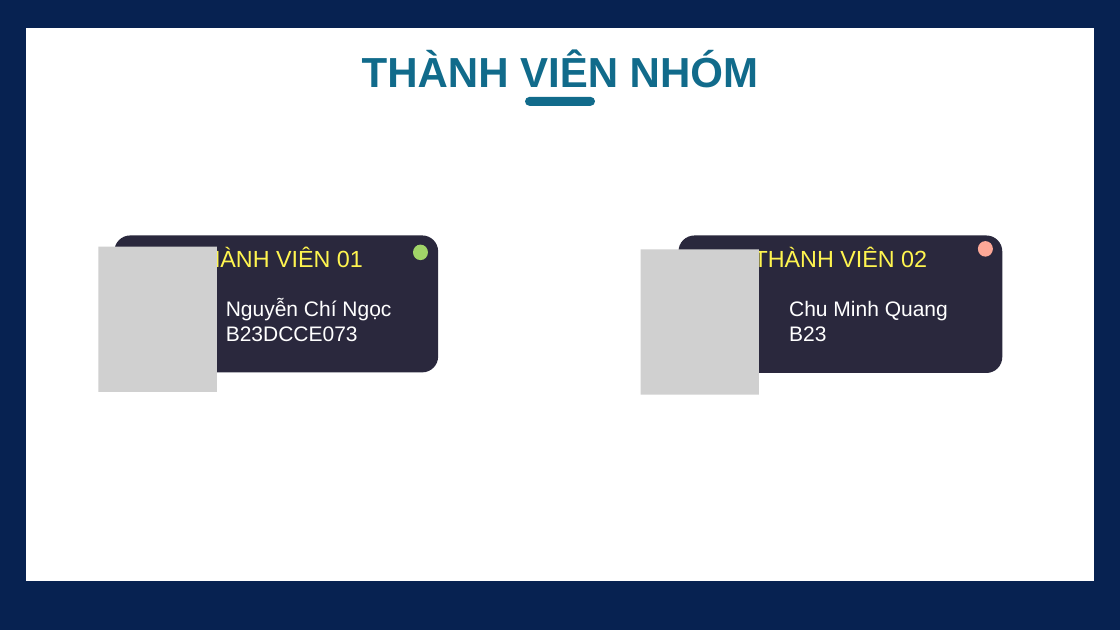
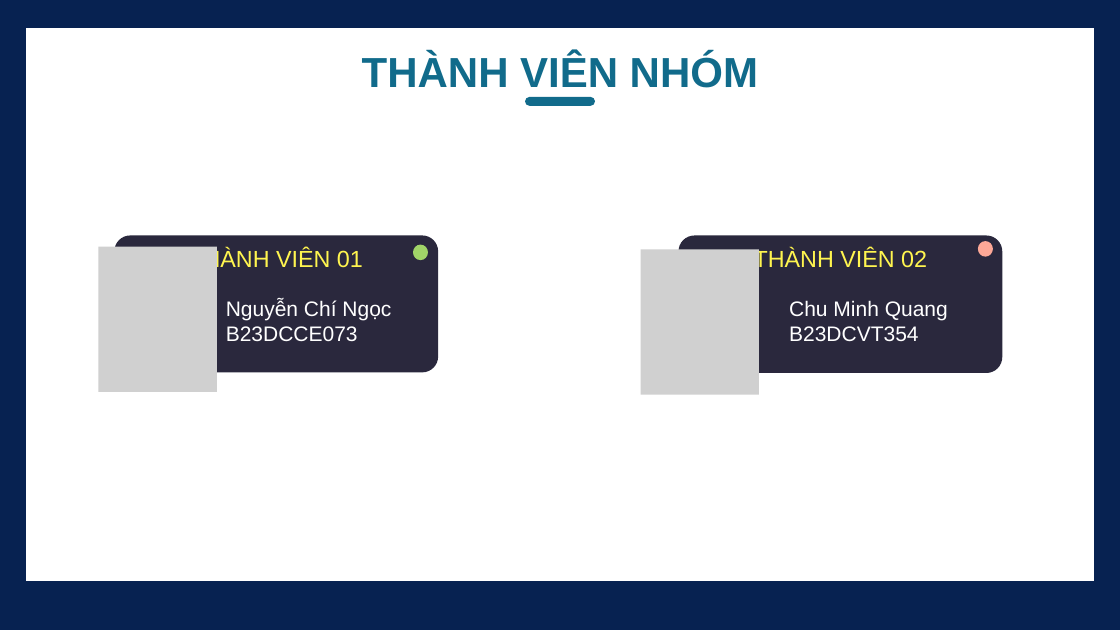
Before and after one commit to Ngocnguyen055/Data_Mining_Tool, a slide deck: slide 2 of slide/DataMining.pptx. Drawn at 1120x630 pixels with LibreOffice and Linux fonts; fonts in the diff are those of the drawing; grey boxes stand for pictures; background and template pictures are left out; a plain dark background stands for a picture behind light text. Boxes give left, top, right and bottom in pixels: in the first picture for what was removed or moved away, otherwise in the second. Text is boxed around its words. In the diff, an @@ line names an element or a change of style, - is before the commit and + after.

```diff
--- a/slide/DataMining.pptx
+++ b/slide/DataMining.pptx
@@ text at bbox=[789, 326, 919, 341]: text changed @@
-B23
+B23DCVT354
```
Also in this commit, not shown: 4 other slides changed.
